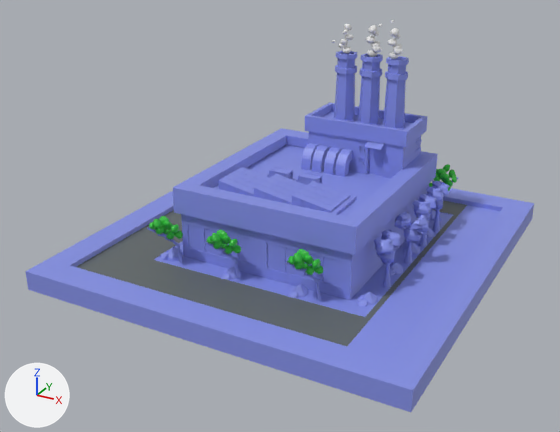
Two versions of the Blender file src/assets/factory.blend, one commit apart.
Camera for both pictures: a 50 mm camera at (32.2, -61.5, 32.8) aimed at (0.4, -3.6, 3.9). Lighting does not change. The marker at lower left points along +X, +Y and +Z.

Script lines for the objects in view, before the commit:
```python
me_cube_038 = bpy.data.meshes.new('Cube.038')
me_cube_038.from_pydata(...)  # 112 vertices, 84 faces; spans x -3.13..5.07, y -3.75..4.82, z -3.58..4.96
me_cube_038.polygons.foreach_set('use_smooth', [True] * 84)
me_cube_038.materials.append(mat_material)
me_plane_004 = bpy.data.meshes.new('Plane.004')
me_plane_004.from_pydata(...)  # 9010 vertices, 9923 faces, 119 loose edges; spans x -11.5..7.7, y -7.3..10.9, z -9.8..14.2
# faces by material slot: [9808, 9, 106]
me_plane_004.materials.append(mat_material_002)  # blue #8692e7
me_plane_004.materials.append(mat_material_003)  # dark grey #626a6b
me_plane_004.materials.append(mat_material_004)  # blue #3f3de7
ob_cube_013 = bpy.data.objects.new('Cube.013', me_cube_038)
ob_cube_013.location = (6.95, -10.73, 4.06)
ob_cube_013.rotation_euler = (-0.0181, 0.11, -2.313)  # degrees (-1, 6.3, -133)
ob_cube_013.scale = (0.407, 0.407, 0.407)
_m = ob_cube_013.modifiers.new('Subdivision', 'SUBSURF')
ob_plane_002 = bpy.data.objects.new('Plane.002', me_plane_004)
ob_plane_002.location = (4.69, -3.9, 6.35)
ob_plane_002.scale = (1.87, 2.06, 0.755)
```
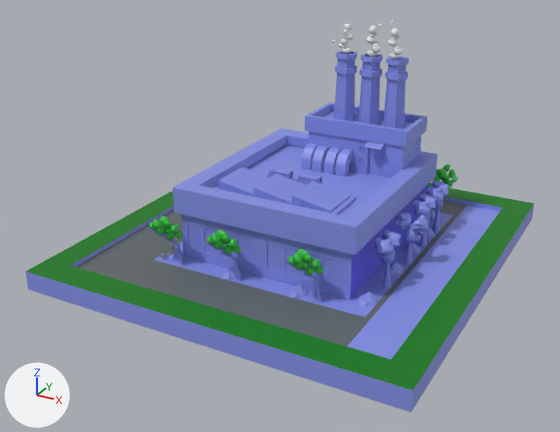
Diff of the bpy script that builds the scene:
```diff
--- a/src/assets/factory.blend.py
+++ b/src/assets/factory.blend.py
@@ mat_material_007 @@
+mat_material_007 = principled_material('Material.007')
+mat_material_007.base_color = (0.0607, 0.000525, 0.0)  # dark red #460200
@@ mat_material_006 @@
+mat_material_006 = principled_material('Material.006')
+mat_material_006.base_color = (0.133, 0.0181, 0.00962)  # dark red #662519
@@ mat_material_005 @@
+mat_material_005 = principled_material('Material.005')
+mat_material_005.base_color = (0.0, 0.196, 0.00352)  # dark green #007a0c
@@ me_plane_004 @@
 me_plane_004.from_pydata(...)  # 9010 vertices, 9923 faces, 119 loose edges; spans x -11.5..7.7, y -7.3..10.9, z -9.8..14.2
 # used by ob_plane_002; location = (4.69, -3.9, 6.35); scale = (1.87, 2.06, 0.755)
+# me_plane_004 part 1: 220 of the faces centred in x -7.3..-6.2, y -3.1..3.3, z -8.2..-3.9 switch from mat_material_002 (blue #8692e7) to mat_material_003 (dark grey #626a6b)
+# me_plane_004 part 2: 1 of the faces centred in x 2.8, y 2.2, z -5.0 switch from mat_material_002 (blue #8692e7) to mat_material_004 (blue #3f3de7)
+# me_plane_004 part 3: 10 of the faces centred in x -10.8..7.0, y -6.7..10.2, z -7.3 switch from mat_material_002 (blue #8692e7) to mat_material_005 (dark green #007a0c)
+me_plane_004.materials.append(mat_material_006)  # dark red #662519
+me_plane_004.materials.append(mat_material_007)  # dark red #460200
```

Where the change shows, as pixel boxes (x1, y1, x2, y2) in the pictures (560 x 432 px):
part 1 of me_plane_004, recoloured
    both: (160, 246, 174, 260)
part 2 of me_plane_004, recoloured
    both: (350, 184, 429, 299)
part 3 of me_plane_004, recoloured (blue to green)
    both: (26, 188, 534, 390)
